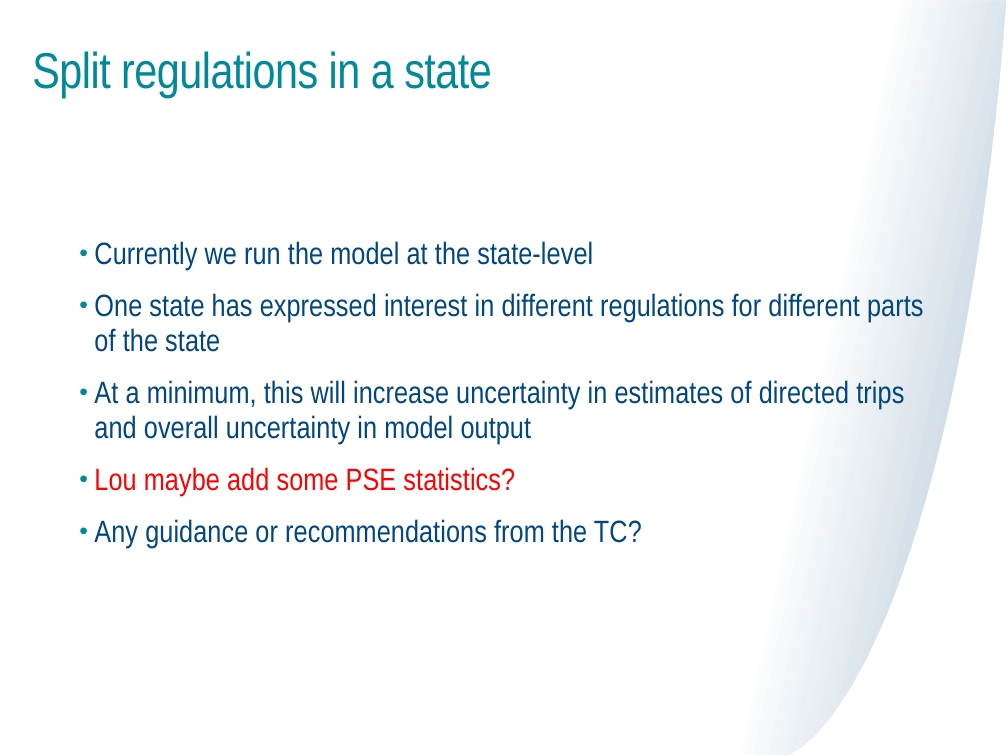
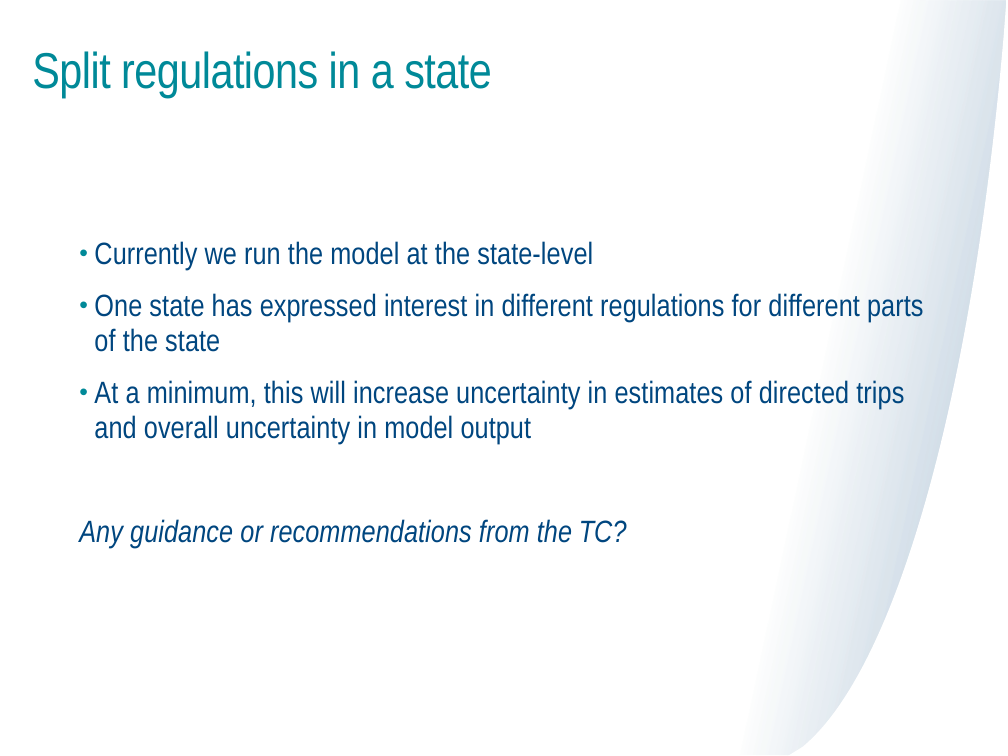
Before and after one commit to mle2718/flukeRDM, a slide deck: slide 31 of docs/TC meeting 6-20-25 Lou.pptx (slide 14 before the commit). Drawn at 1008x756 pixels with LibreOffice and Linux fonts; fonts in the diff are those of the drawing. Boxes give left, top, right and bottom in pixels: in the first picture for what was removed or moved away, otherwise in the second. Text is boxed around its words. In the diff, an @@ line names an element or a change of style, - is before the commit and + after.

```diff
--- a/docs/TC meeting 6-20-25 Lou.pptx
+++ b/docs/TC meeting 6-20-25 Lou.pptx
@@ text at (94, 467, 515, 496): paragraph removed @@
-• Lou maybe add some PSE statistics?
@@ text at (79, 519, 627, 548): italic on in "Any guidance or recommendations from the TC?"; bullet • to none @@
```
Also in this commit, not shown: 17 other slides changed, 14 slides added, 2 slides removed, 8 other files.
